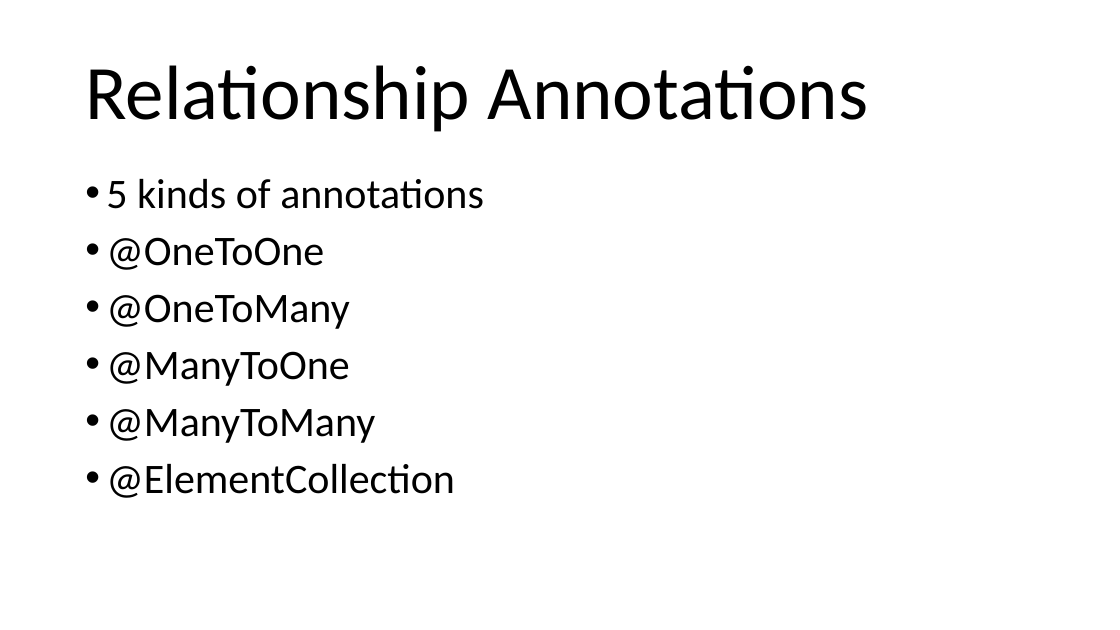
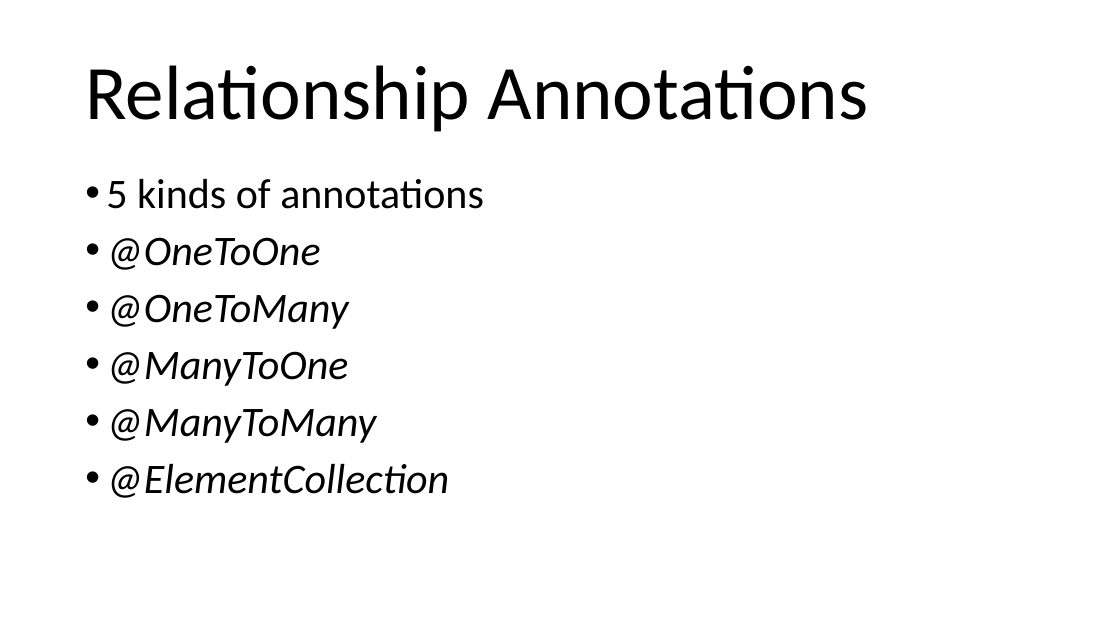
Before and after one commit to arcuri82/testing_security_development_enterprise_systems, a slide deck: slide 4 of doc/intro/slides/lesson_02_jpa.pptx. Drawn at 1120x630 pixels with LibreOffice and Linux fonts; fonts in the diff are those of the drawing. Boxes give left, top, right and bottom in pixels: in the first picture for what was removed or moved away, otherwise in the second. Text is boxed around its words. In the diff, an @@ line names an element or a change of style, - is before the commit and + after.

```diff
--- a/doc/intro/slides/lesson_02_jpa.pptx
+++ b/doc/intro/slides/lesson_02_jpa.pptx
@@ text at [106, 237, 449, 498]: italic on in "@OneToOne", "@OneToMany", "@ManyToOne", "@ManyToMany" and 1 more places @@
```
Also in this commit, not shown: 2 other slides changed, 4 slides added, 1 other file.
